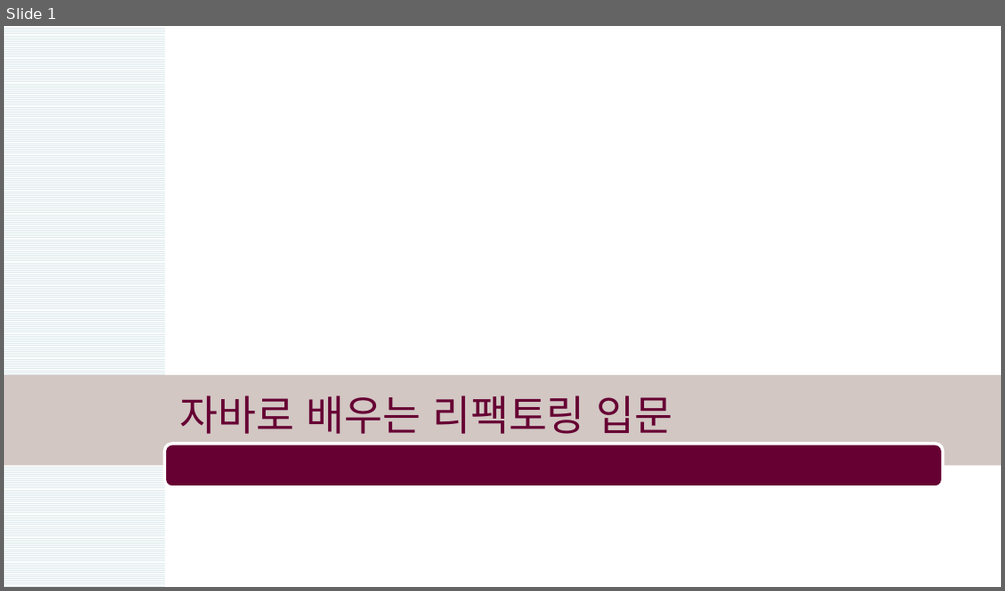
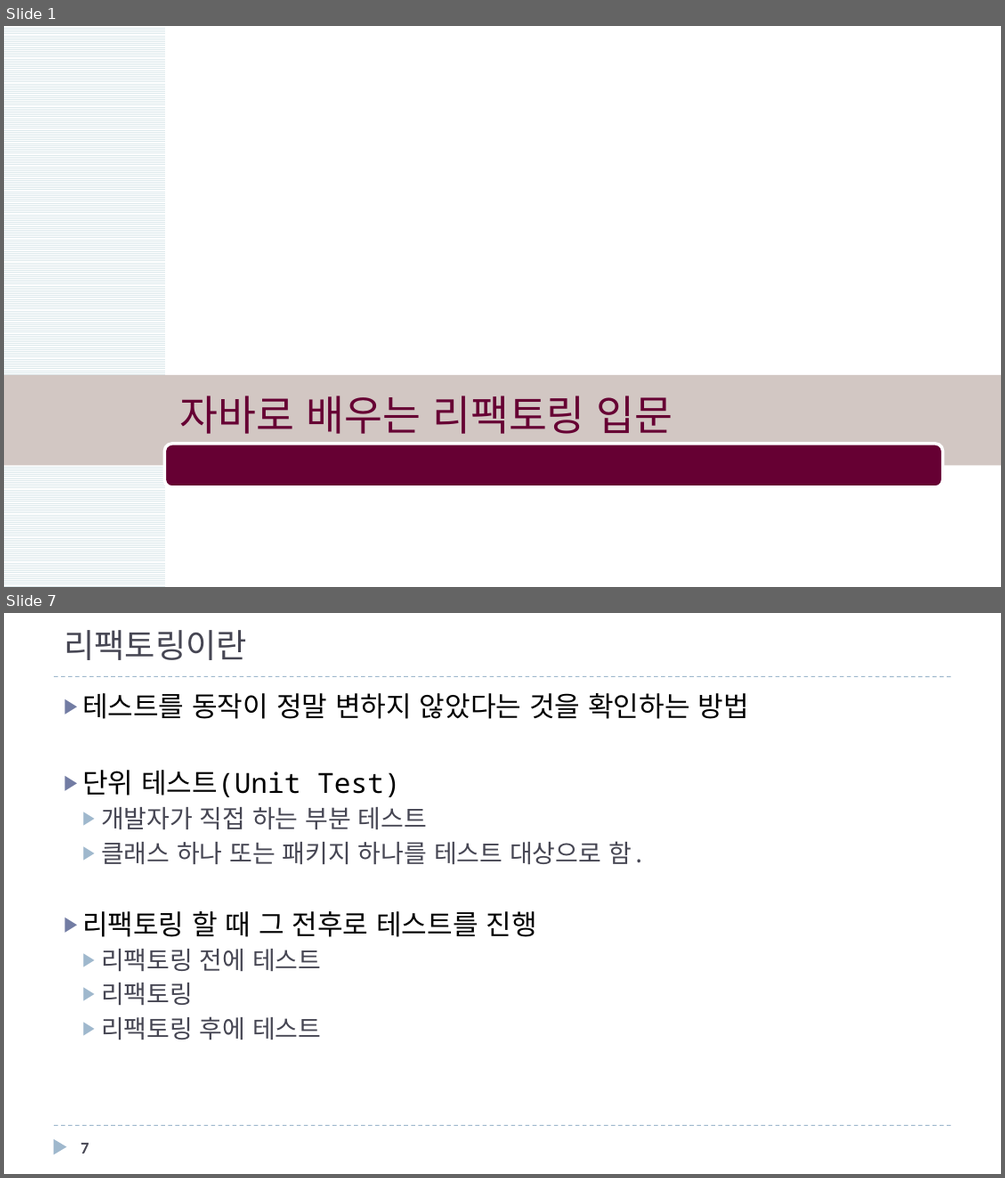
Before and after one commit to mkgungor/refactoring_java, a slide deck: ppt/자바로 배우는 리팩토링 입문.pptx. Shown one above the other, each under a label of ours: slide 1 before the commit, slides 1 and 7 after it; the slides between them are not shown. The pictures are 1005x591 and 1005x1178 pixels, drawn with LibreOffice and Linux fonts; fonts in the diff are those of the drawing; background and template pictures are left out. Boxes give left, top, right and bottom in pixels: in the first picture for what was removed or moved away, otherwise in the second. Text is boxed around its words. In the diff, an @@ line names an element or a change of style, - is before the commit and + after.

```diff
--- a/ppt/자바로 배우는 리팩토링 입문.pptx
+++ b/ppt/자바로 배우는 리팩토링 입문.pptx
@@ slide 7 added at [4,613,1001,1174], background #FFFFFF @@
@@ title added at [64,630,247,660], 24 pt, text #464653 @@
+리팩토링이란
@@ line added from (54, 677) to (951, 677), #9FB8CD 0.75 pt dashed @@
@@ text added at [82,693,749,1039], 18 pt, text #464653 @@
+▶ 테스트를 동작이 정말 변하지 않았다는 것을 확인하는 방법
+▶ 단위 테스트(Unit Test)
+  ▶ 개발자가 직접 하는 부분 테스트
+  ▶ 클래스 하나 또는 패키지 하나를 테스트 대상으로 함.
+▶ 리팩토링 할 때 그 전후로 테스트를 진행
+  ▶ 리팩토링 전에 테스트
+  ▶ 리팩토링
+  ▶ 리팩토링 후에 테스트
@@ triangle added at [53,1139,66,1155], fill #9FB8CD @@
@@ line added from (54, 1126) to (951, 1126), #9FB8CD 0.75 pt dashed @@
@@ page number added at [81,1143,89,1153], 12 pt, text #464653, bold @@
+7
```
Also in this commit, not shown: 1 slide changed, 10 other slides added.
